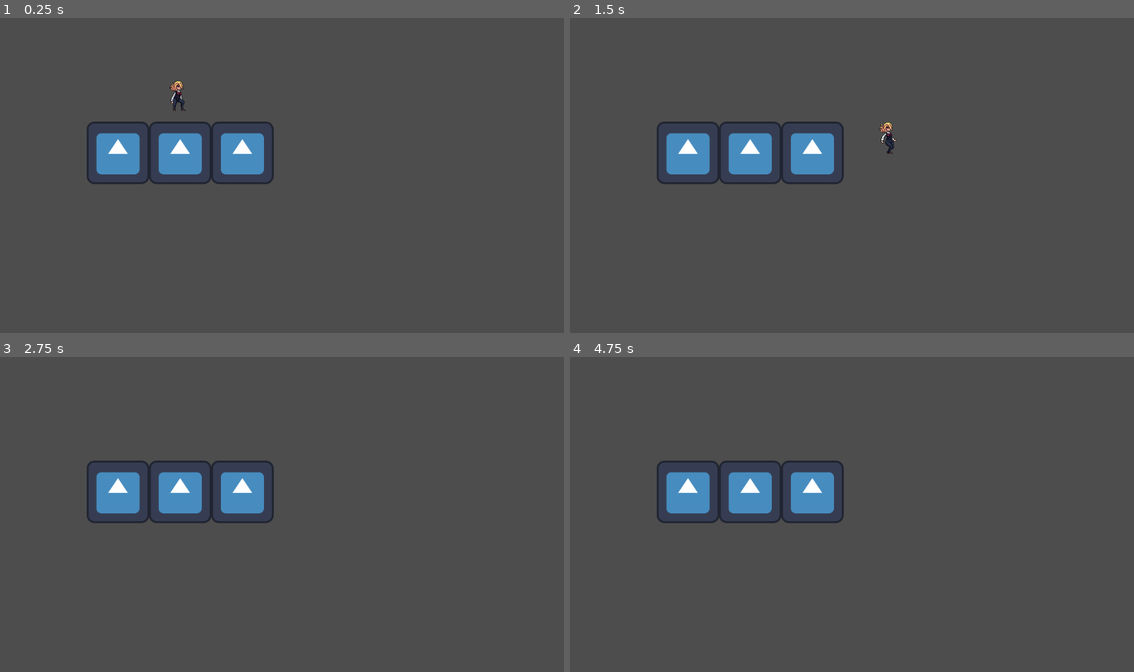
Above: before the commit, frames 1-4 (two rows, left to right).
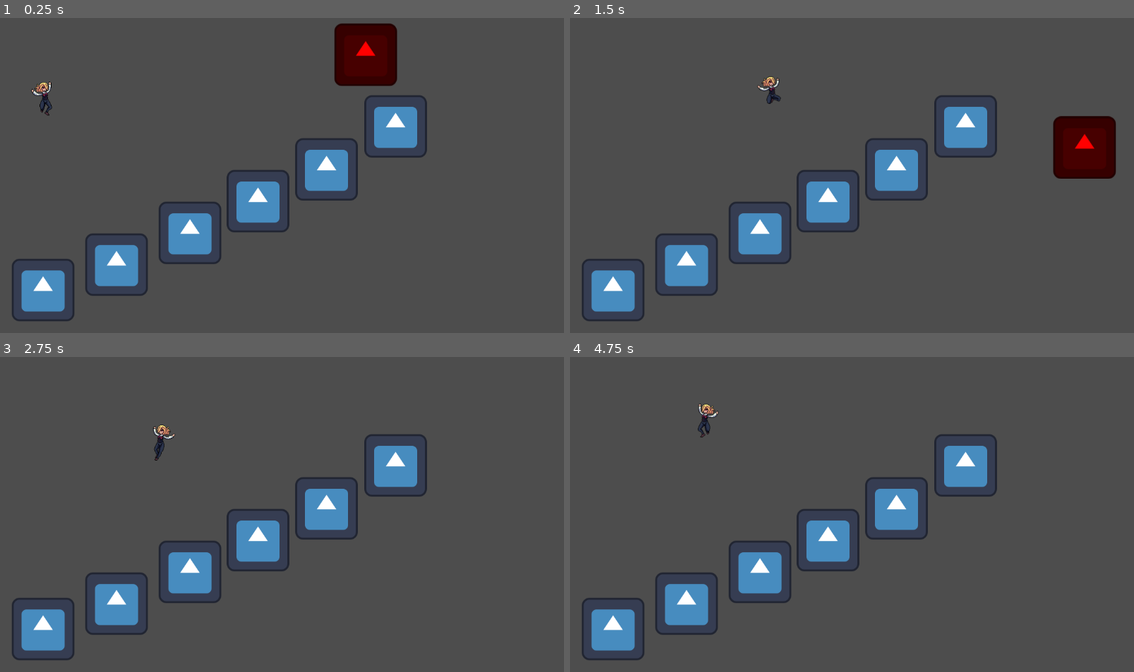
Above: after the commit, the same moments.

Repository: GunzzGT/Platformer-Game-Attempt-on-GODOT
Game: Godot game, scene res://initial_scn.tscn
Same seed, same stepped clock (60 frames per second), same inputs: the game is played once before the commit and once after it. The engine's default icon, where the game draws it, is replaced by a stand-in: a white triangle on a blue panel in a dark square.
Inputs:
- Up to frame 1 (0.25 s): no input
- Up to frame 2 (1.5 s): tap Enter (ui_accept) at 0.5, 0.77, 0.8, 1.07, 1.35 s; hold Space (ui_select) 0.53-1.28 s; hold Right (ui_right) from 0.53 s (still down)
- Up to frame 3 (2.75 s): tap Enter (ui_accept) at 1.52, 1.82, 2.3 s; tap Space (ui_select) at 1.55 s; release Right (ui_right) at 2.03 s; hold Left (ui_left) from 2.03 s (still down); hold Space (ui_select) from 2.03 s (still down)
- Up to frame 4 (4.75 s): release Left (ui_left) at 2.78 s; release Space (ui_select) at 2.78 s; hold Right (ui_right) 2.78-4.28 s; tap Space (ui_select) at 2.85, 4.35 s; tap Enter (ui_accept) at 3.02, 3.32, 4.52 s; hold Enter (ui_accept) 3.53-4.28 s; hold Left (ui_left) from 4.28 s (still down)

The runs differ from the first frame. In frame 1, 14% of the frame differs, in the area x 2-76%, y 1-97%; in frame 2, 14%; in frame 3, 12%; in frame 4, 12%.

Commit message:
Slight update
Grouped inputs
still trying to figure out how to stop animation, haven't tried using animation tree yet this is still very raw and unrefined

Diff:
--- a/CharacterBody2D.gd
+++ b/CharacterBody2D.gd
@@ -1,43 +1,42 @@
 extends CharacterBody2D
 
-
-const SPEED = 300.0
-const JUMP_VELOCITY = -400.0
-
-# Get the gravity from the project settings to be synced with RigidBody nodes.
-var gravity = ProjectSettings.get_setting("physics/2d/default_gravity")
+var run_speed = 350
+var jump_speed = -1000
+var gravity = 2500
 @onready var _animated_sprite = $AnimatedSprite2D
 
-func _physics_process(delta):
+func get_input():
+	velocity.x = 0
+	var right = Input.is_action_pressed('ui_right')
+	var left = Input.is_action_pressed('ui_left')
+	var jump = Input.is_action_pressed('ui_select')
 
-	var direction = Input.get_axis("ui_left", "ui_right")
-	# Get the input direction and handle the movement/deceleration.
-	if direction:
-		$AnimatedSprite2D.flip_h = direction < 0
-		# control sprite direction
+	if is_on_floor() and jump:
+		velocity.y = jump_speed
+		$AnimatedSprite2D.play("sprite2-jump")
+	elif right:
+		$AnimatedSprite2D.flip_h = false
+		velocity.x += run_speed
 		if is_on_floor():
 			$AnimatedSprite2D.play("sprite2-run")
-			# control sprite change to run on floor
 		else:
 			$AnimatedSprite2D.play("sprite2-jump")
-			# control sprite change to jump on jump
-		velocity.x = direction * SPEED
+	elif left:
+		$AnimatedSprite2D.flip_h = true
+		velocity.x -= run_speed
+		if is_on_floor():
+			$AnimatedSprite2D.play("sprite2-run")
+		else:
+			$AnimatedSprite2D.play("sprite2-jump")
 	else:
 		if is_on_floor():
-			_animated_sprite.play("sprite2-idle")
-			#back to idle state
-		velocity.x = move_toward(velocity.x, 0, SPEED)
+			$AnimatedSprite2D.play("sprite2-idle")
+		else:
+			$AnimatedSprite2D.play("sprite2-jump")
+
+
+func _physics_process(delta):
+	if not is_on_floor():
+		velocity.y += gravity * delta
+	get_input()
 	move_and_slide()
-
-	# Add the gravity.
-	if not is_on_floor():
-		# haven't implement fall animation
-		velocity.y += gravity * delta
-
-	# Handle Jump.
-	if Input.is_action_pressed("ui_accept"):
-		# changed from action_just_pressed
-		_animated_sprite.play("sprite2-jump")
-		#control sprite jump
-		if is_on_floor():
-			velocity.y = JUMP_VELOCITY
--- /dev/null
+++ b/RigidBody2D.gd
@@ -0,0 +1,8 @@
+extends RigidBody2D
+
+var velocity = Vector2(250, 250)
+
+func _physics_process(delta):
+	var collision_info = move_and_collide(velocity * delta)
+	if collision_info:
+		velocity = velocity.bounce(collision_info.get_normal())
--- a/initial_scn.tscn
+++ b/initial_scn.tscn
@@ -1,60 +1,109 @@
-[gd_scene load_steps=6 format=3 uid="uid://celr07bvqfrif"]
+[gd_scene load_steps=8 format=3 uid="uid://celr07bvqfrif"]
 
 [ext_resource type="Script" path="res://CharacterBody2D.gd" id="1_s70b6"]
 [ext_resource type="SpriteFrames" uid="uid://raj1yxraetaw" path="res://animated_sprite1.tres" id="2_vv5qy"]
+[ext_resource type="Script" path="res://RigidBody2D.gd" id="3_8830d"]
 [ext_resource type="Texture2D" uid="uid://bc514l563qmg1" path="res://icon.svg" id="10_vbvjy"]
 
 [sub_resource type="CircleShape2D" id="CircleShape2D_bq8hu"]
+
+[sub_resource type="RectangleShape2D" id="RectangleShape2D_r3kyu"]
 
 [sub_resource type="RectangleShape2D" id="RectangleShape2D_f6mwf"]
 
 [node name="Node2D" type="Node2D"]
 
-[node name="CharacterBody2D" type="CharacterBody2D" parent="."]
-position = Vector2(367, 125)
+[node name="Player" type="CharacterBody2D" parent="."]
+position = Vector2(92, 87)
 script = ExtResource("1_s70b6")
 metadata/_edit_group_ = true
 
-[node name="AnimatedSprite2D" type="AnimatedSprite2D" parent="CharacterBody2D"]
+[node name="AnimatedSprite2D" type="AnimatedSprite2D" parent="Player"]
 position = Vector2(0, -25)
 sprite_frames = ExtResource("2_vv5qy")
 animation = &"sprite2-jump"
 
-[node name="CollisionShape2D" type="CollisionShape2D" parent="CharacterBody2D"]
+[node name="CollisionShape2D" type="CollisionShape2D" parent="Player"]
 scale = Vector2(4, 4)
 shape = SubResource("CircleShape2D_bq8hu")
 
+[node name="RigidBody2D" type="RigidBody2D" parent="."]
+position = Vector2(688, 100)
+script = ExtResource("3_8830d")
+metadata/_edit_group_ = true
+
+[node name="Sprite2D" type="Sprite2D" parent="RigidBody2D"]
+modulate = Color(1, 0, 0, 1)
+texture = ExtResource("10_vbvjy")
+
+[node name="CollisionShape2D" type="CollisionShape2D" parent="RigidBody2D"]
+scale = Vector2(6, 6)
+shape = SubResource("RectangleShape2D_r3kyu")
+
 [node name="FLOOR" type="Node" parent="."]
 
-[node name="StaticBody2D" type="StaticBody2D" parent="FLOOR"]
-position = Vector2(368, 279)
+[node name="FloorTile1" type="StaticBody2D" parent="FLOOR"]
+position = Vector2(88, 560)
 metadata/_edit_group_ = true
 
-[node name="Sprite2D" type="Sprite2D" parent="FLOOR/StaticBody2D"]
+[node name="Sprite2D" type="Sprite2D" parent="FLOOR/FloorTile1"]
 texture = ExtResource("10_vbvjy")
 
-[node name="CollisionShape2D" type="CollisionShape2D" parent="FLOOR/StaticBody2D"]
+[node name="CollisionShape2D" type="CollisionShape2D" parent="FLOOR/FloorTile1"]
 scale = Vector2(6, 6)
 shape = SubResource("RectangleShape2D_f6mwf")
 
-[node name="StaticBody2D3" type="StaticBody2D" parent="FLOOR"]
-position = Vector2(241, 279)
+[node name="FloorTile2" type="StaticBody2D" parent="FLOOR"]
+position = Vector2(238, 508)
 metadata/_edit_group_ = true
 
-[node name="Sprite2D" type="Sprite2D" parent="FLOOR/StaticBody2D3"]
+[node name="Sprite2D" type="Sprite2D" parent="FLOOR/FloorTile2"]
 texture = ExtResource("10_vbvjy")
 
-[node name="CollisionShape2D" type="CollisionShape2D" parent="FLOOR/StaticBody2D3"]
+[node name="CollisionShape2D" type="CollisionShape2D" parent="FLOOR/FloorTile2"]
 scale = Vector2(6, 6)
 shape = SubResource("RectangleShape2D_f6mwf")
 
-[node name="StaticBody2D2" type="StaticBody2D" parent="FLOOR"]
-position = Vector2(495, 279)
+[node name="FloorTile3" type="StaticBody2D" parent="FLOOR"]
+position = Vector2(388, 443)
 metadata/_edit_group_ = true
 
-[node name="Sprite2D" type="Sprite2D" parent="FLOOR/StaticBody2D2"]
+[node name="Sprite2D" type="Sprite2D" parent="FLOOR/FloorTile3"]
 texture = ExtResource("10_vbvjy")
 
-[node name="CollisionShape2D" type="CollisionShape2D" parent="FLOOR/StaticBody2D2"]
+[node name="CollisionShape2D" type="CollisionShape2D" parent="FLOOR/FloorTile3"]
 scale = Vector2(6, 6)
 shape = SubResource("RectangleShape2D_f6mwf")
+
+[node name="FloorTile4" type="StaticBody2D" parent="FLOOR"]
+position = Vector2(527, 378)
+metadata/_edit_group_ = true
+
+[node name="Sprite2D" type="Sprite2D" parent="FLOOR/FloorTile4"]
+texture = ExtResource("10_vbvjy")
+
+[node name="CollisionShape2D" type="CollisionShape2D" parent="FLOOR/FloorTile4"]
+scale = Vector2(6, 6)
+shape = SubResource("RectangleShape2D_f6mwf")
+
+[node name="FloorTile5" type="StaticBody2D" parent="FLOOR"]
+position = Vector2(667, 313)
+metadata/_edit_group_ = true
+
+[node name="Sprite2D" type="Sprite2D" parent="FLOOR/FloorTile5"]
+texture = ExtResource("10_vbvjy")
+
+[node name="CollisionShape2D" type="CollisionShape2D" parent="FLOOR/FloorTile5"]
+scale = Vector2(6, 6)
+shape = SubResource("RectangleShape2D_f6mwf")
+
+[node name="FloorTile6" type="StaticBody2D" parent="FLOOR"]
+position = Vector2(808, 225)
+metadata/_edit_group_ = true
+
+[node name="Sprite2D" type="Sprite2D" parent="FLOOR/FloorTile6"]
+texture = ExtResource("10_vbvjy")
+
+[node name="CollisionShape2D" type="CollisionShape2D" parent="FLOOR/FloorTile6"]
+scale = Vector2(6, 6)
+shape = SubResource("RectangleShape2D_f6mwf")
